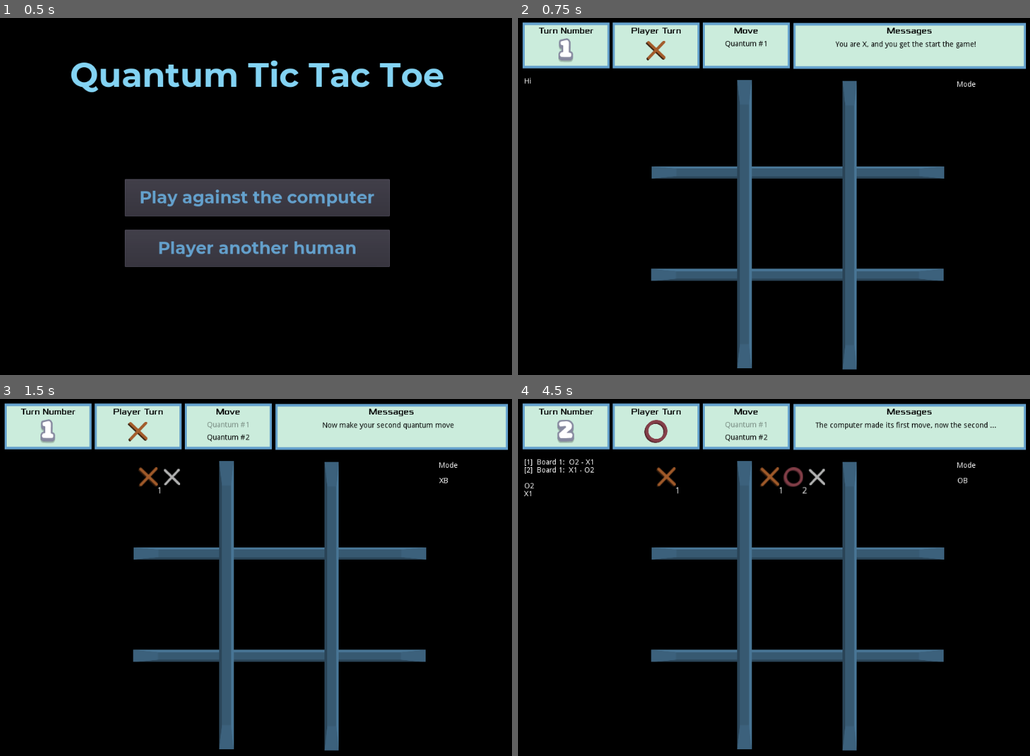
Above: before the commit, frames 1-4 (two rows, left to right).
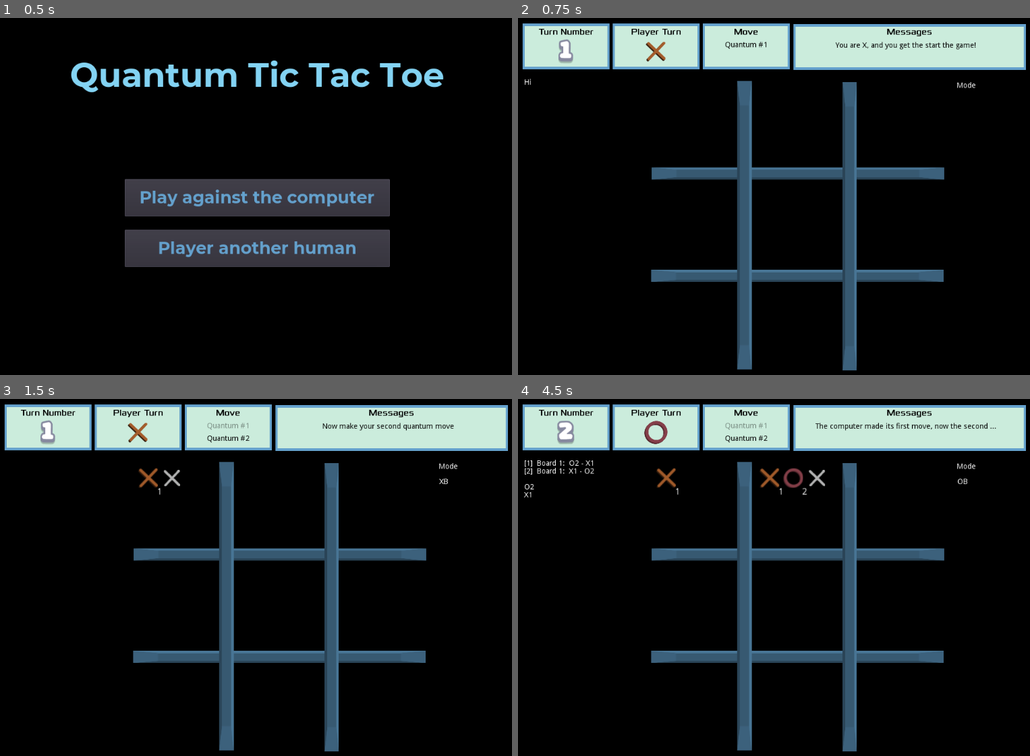
Above: after the commit, the same moments.

Repository: dbroemme/qttt
Game: Godot game, scene res://src/Screens/Main.tscn
The game is run twice, just before and just after one commit, with the same random seed, the same clock (stepped at 60 frames per second) and the same inputs.
Inputs (mouse positions are in pixels of both pictures, inside the frame that each line leads up to):
- Up to frame 1 (0.5 s): no input
- Up to frame 2 (0.75 s): click "Player another human" at 0.5 s
- Up to frame 3 (1.5 s): tap Enter at 1.25 s; move the mouse to (174, 502) at 1.27 s; click (174, 502) at 1.42 s
- Up to frame 4 (4.5 s): tap Space at 2, 3.5 s; move the mouse to (692, 477) at 2.02 s; click (692, 477) at 2.17 s; tap Enter at 2.75, 4.25 s; move the mouse to (666, 477) at 2.77 s; click (666, 477) at 2.92 s; move the mouse to (799, 502) at 3.52 s; click (799, 502) at 3.67 s; move the mouse to (794, 477) at 4.27 s; click (794, 477) at 4.42 s

Frame 1 is identical in both runs. In frame 2, 3.4% of the frame differs, in the area x 0-100%, y 1-99%; in frame 3, 3.6%; in frame 4, 4.1%.

Commit message:
Added camera shake and audio effects

Diff:
--- a/src/Screens/Board.gd
+++ b/src/Screens/Board.gd
@@ -13,6 +13,12 @@
 var message_1 = ""
 var message_2 = ""
 var current_cell_focus = -1
+
+var first_move_sound = preload("res://asset/audio/FirstMove.ogg")
+var second_move_sound = preload("res://asset/audio/SecondMove.ogg")
+var computer_first_move_sound = preload("res://asset/audio/ComputerFirstMove.ogg")
+var computer_second_move_sound = preload("res://asset/audio/ComputerSecondMove.ogg")
+var resolve_sound = preload("res://asset/audio/ResolveSound.ogg")
 
 onready var cross_quantum: = preload("res://asset/x_small.png")
 onready var circle_quantum: = preload("res://asset/o_small.png")
@@ -243,27 +249,38 @@
 				make_computer_move()
 		elif turn == TURN_OA or turn == TURN_OB:
 			turn = TURN_X_RESOLVE
+			$AudioPlayer.stream = resolve_sound
+			$AudioPlayer.play()
 			add_message("so you get to choose which spot they should take")
-			add_message("O has chosen a move resulting in a conflict.")
+			add_message("The computer chose a move resulting in a conflict.")
+			$BoardCamera.add_trauma(0.5)
 		else:
 			print("ERROR do not know how move to collapse ", TURN_DISPLAY[turn])
 	else:
 		if turn == TURN_XA:
 			turn = TURN_XB
+			$AudioPlayer.stream = first_move_sound
+			$AudioPlayer.play()
 			add_message("")
 			add_message("Now make your second quantum move")
 		elif turn == TURN_XB or turn == TURN_O_RESOLVE:
 			turn = TURN_OA
 			turn_number = turn_number + 1
+			$AudioPlayer.stream = second_move_sound
+			$AudioPlayer.play()
 			add_message("")
 			add_message("Now it is the computers turn")
 		elif turn == TURN_OA:
+			$AudioPlayer.stream = computer_first_move_sound
+			$AudioPlayer.play()
 			turn = TURN_OB
 			add_message("")
 			add_message("The computer made its first move, now the second ...")
 		elif turn == TURN_OB or turn == TURN_X_RESOLVE:
 			turn = TURN_XA
 			turn_number = turn_number + 1
+			$AudioPlayer.stream = computer_second_move_sound
+			$AudioPlayer.play()
 			add_message("Make your first quantum move")
 			add_message("It is your turn again")
 		elif turn == TURN_GAME_OVER:
--- a/src/Screens/Board.tscn
+++ b/src/Screens/Board.tscn
@@ -7,6 +7,7 @@
 [ext_resource path="res://asset/Montserrat-Bold.ttf" type="DynamicFontData" id=5]
 [ext_resource path="res://src/InfoBox.tscn" type="PackedScene" id=6]
 [ext_resource path="res://asset/Xolonium-Regular.ttf" type="DynamicFontData" id=7]
+[ext_resource path="res://src/Screens/BoardCamera.gd" type="Script" id=8]
 
 [sub_resource type="DynamicFont" id=1]
 font_data = ExtResource( 5 )
@@ -264,3 +265,10 @@
 custom_colors/default_color = Color( 0, 0, 0, 1 )
 custom_fonts/mono_font = SubResource( 1 )
 bbcode_enabled = true
+
+[node name="BoardCamera" type="Camera2D" parent="."]
+position = Vector2( 256, 300 )
+current = true
+script = ExtResource( 8 )
+
+[node name="AudioPlayer" type="AudioStreamPlayer2D" parent="."]
--- /dev/null
+++ b/src/Screens/BoardCamera.gd
@@ -0,0 +1,30 @@
+extends Camera2D
+
+
+export var decay = 0.8  # How quickly the shaking stops [0, 1].
+export var max_offset = Vector2(100, 75)  # Maximum hor/ver shake in pixels.
+export var max_roll = 0.1  # Maximum rotation in radians (use sparingly).
+export (NodePath) var target  # Assign the node this camera will follow.
+
+var trauma = 0.0  # Current shake strength.
+var trauma_power = 2  # Trauma exponent. Use [2, 3].
+
+
+func _ready():
+	randomize()
+
+func add_trauma(amount):
+	trauma = min(trauma + amount, 1.0)
+
+func _process(delta):
+	if target:
+		global_position = get_node(target).global_position
+	if trauma:
+		trauma = max(trauma - decay * delta, 0)
+		shake()
+
+func shake():
+	var amount = pow(trauma, trauma_power)
+	rotation = max_roll * amount * rand_range(-1, 1)
+	offset.x = max_offset.x * amount * rand_range(-1, 1)
+	offset.y = max_offset.y * amount * rand_range(-1, 1)
Not shown, added: asset/audio/ComputerFirstMove.ogg.import
Not shown, added: asset/audio/ComputerSecondMove.ogg.import
Not shown, added: asset/audio/FirstMove.ogg.import
Not shown, added: asset/audio/ResolveSound.ogg.import
Not shown, added: asset/audio/SecondMove.ogg.import
Not shown: 1 places in src/Screens/Board.tscn that only renumber resources
Not shown, added: asset/audio/ComputerFirstMove.ogg
Not shown, added: asset/audio/ComputerSecondMove.ogg
Not shown, added: asset/audio/FirstMove.ogg
Not shown, added: asset/audio/ResolveSound.ogg
Not shown, added: asset/audio/SecondMove.ogg
